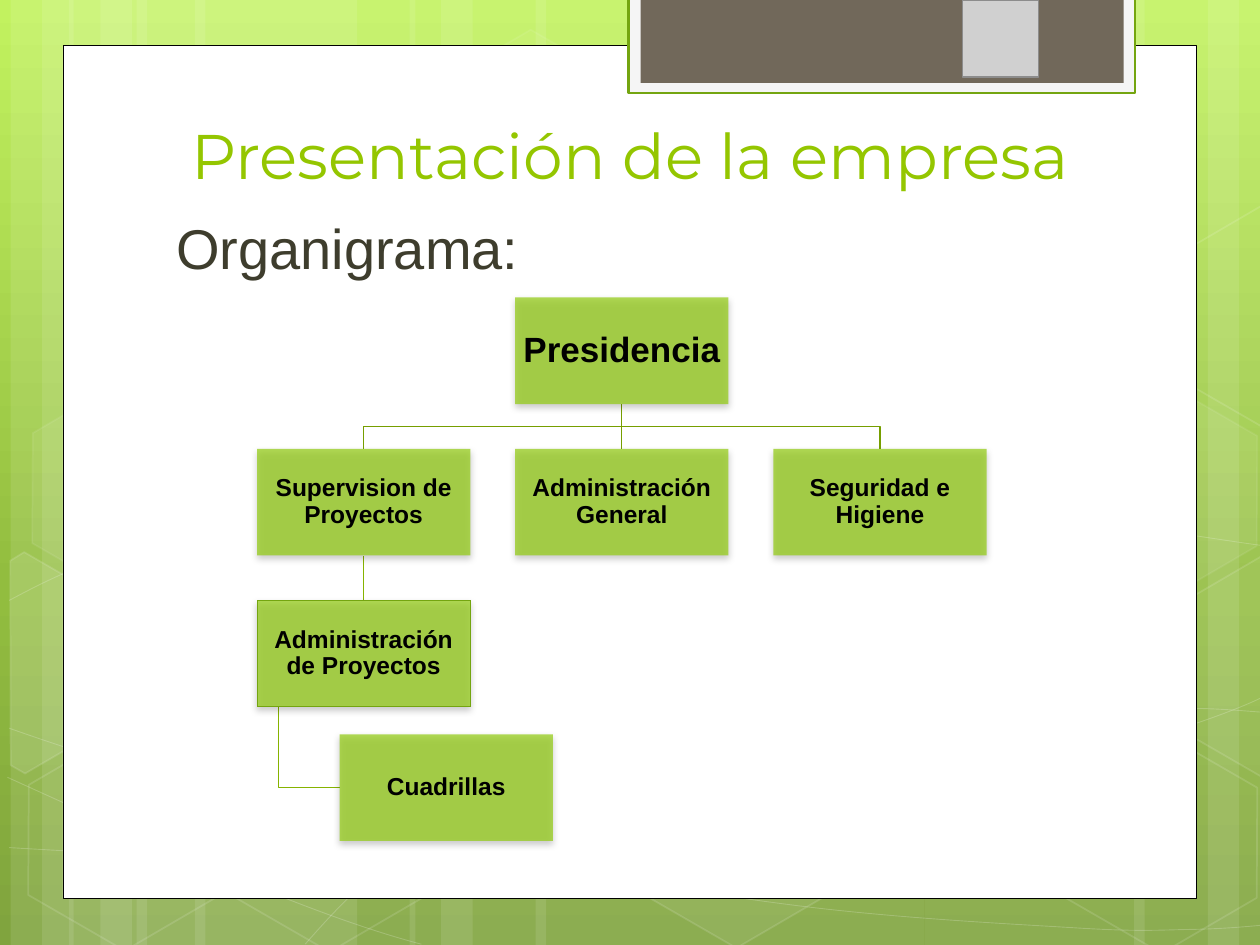
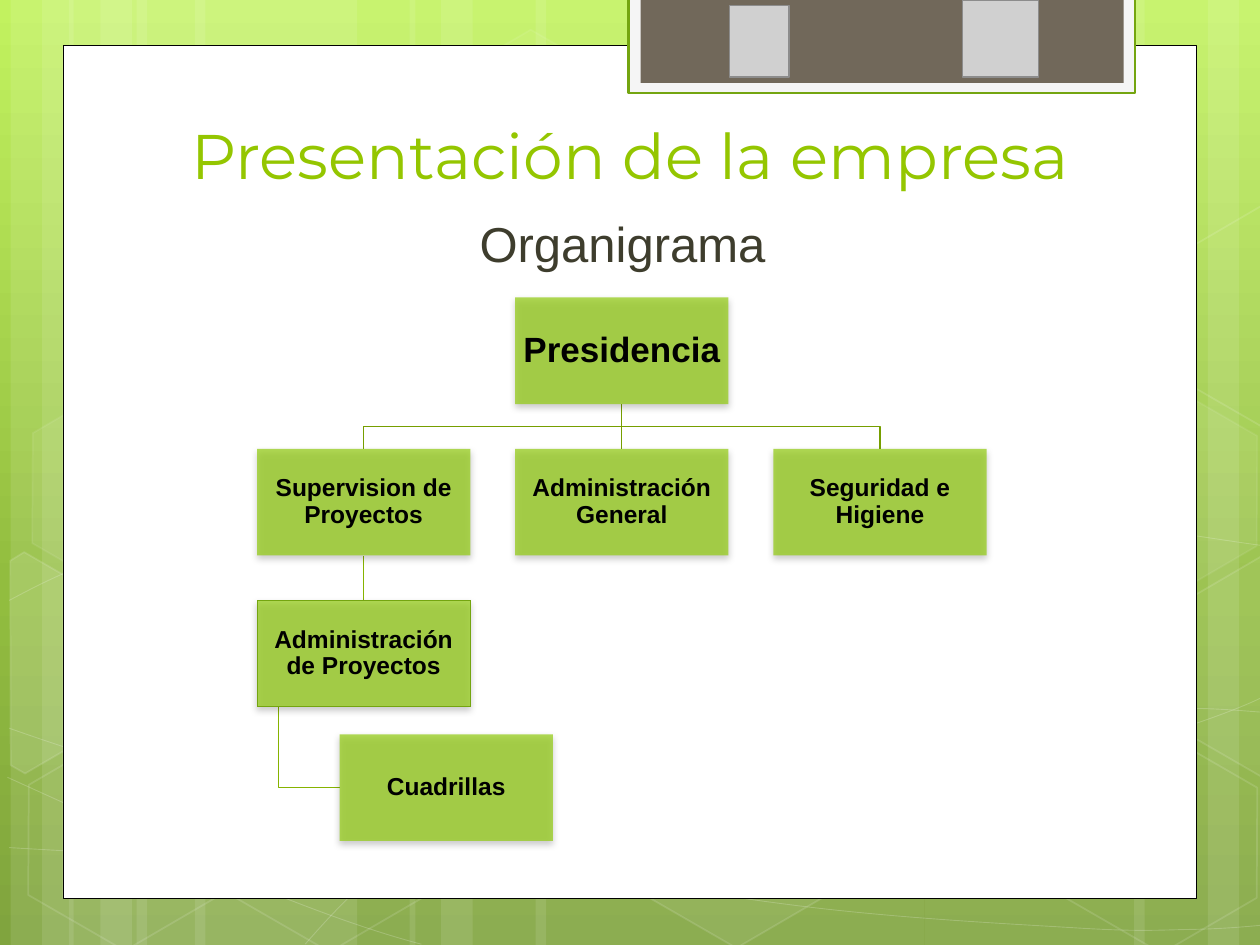
Before and after one commit to ptissera/habilitacion-profesional-2012-4k4, a slide deck: slide 7 of Documentacion/Informe Preliminar/Presentacion Informe Preliminar.pptx. Drawn at 1260x945 pixels with LibreOffice and Linux fonts; fonts in the diff are those of the drawing; grey boxes stand for pictures. Boxes give left, top, right and bottom in pixels: in the first picture for what was removed or moved away, otherwise in the second. Text is boxed around its words. In the diff, an @@ line names an element or a change of style, - is before the commit and + after.

```diff
--- a/Documentacion/Informe Preliminar/Presentacion Informe Preliminar.pptx
+++ b/Documentacion/Informe Preliminar/Presentacion Informe Preliminar.pptx
@@ picture added at [730, 5, 790, 77] @@
@@ text at [480, 226, 766, 272]: text changed; size 32 to 28 pt @@
-Organigrama:
+Organigrama
```
Also in this commit, not shown: 14 other slides changed, 3 slides added, 4 slides removed.
